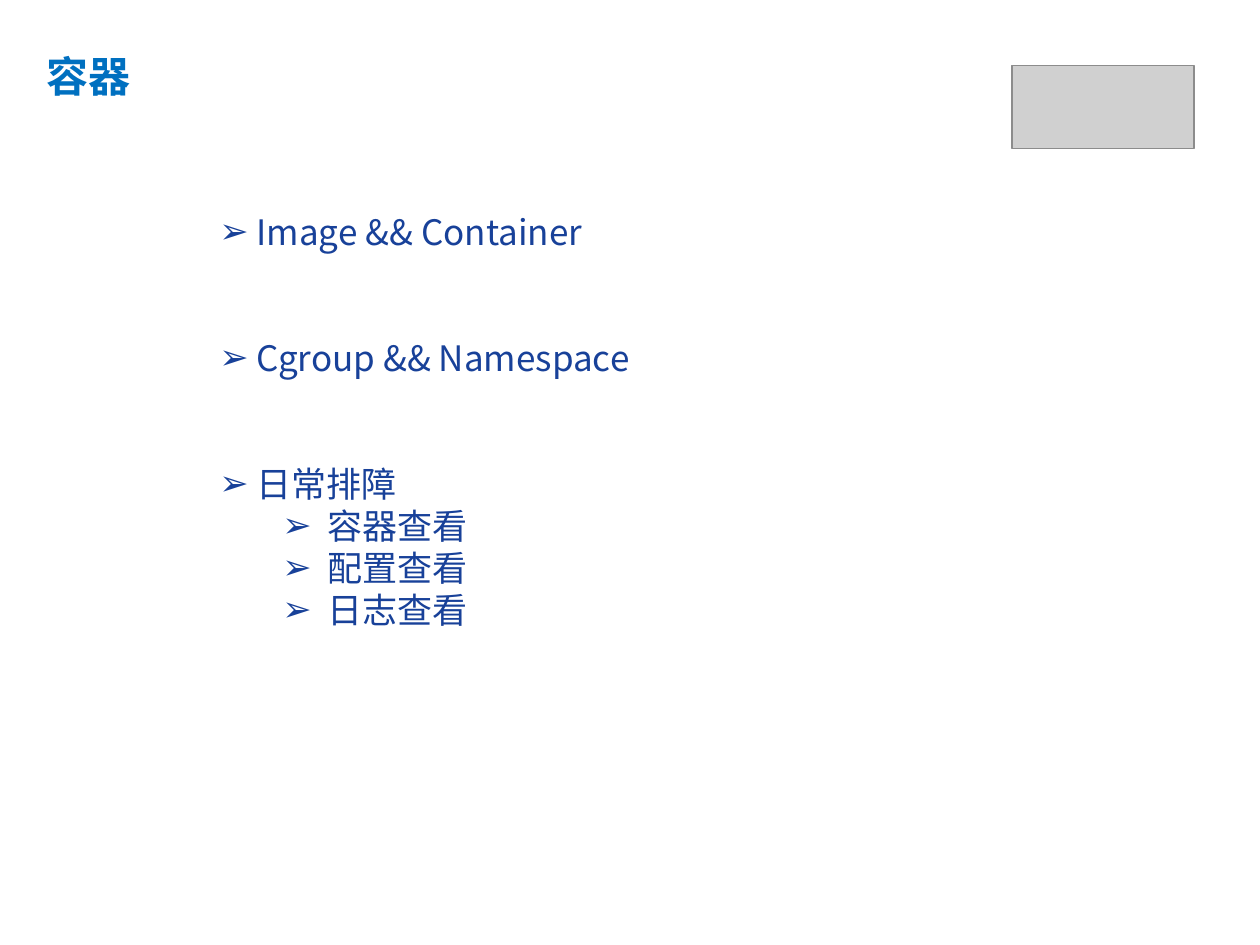
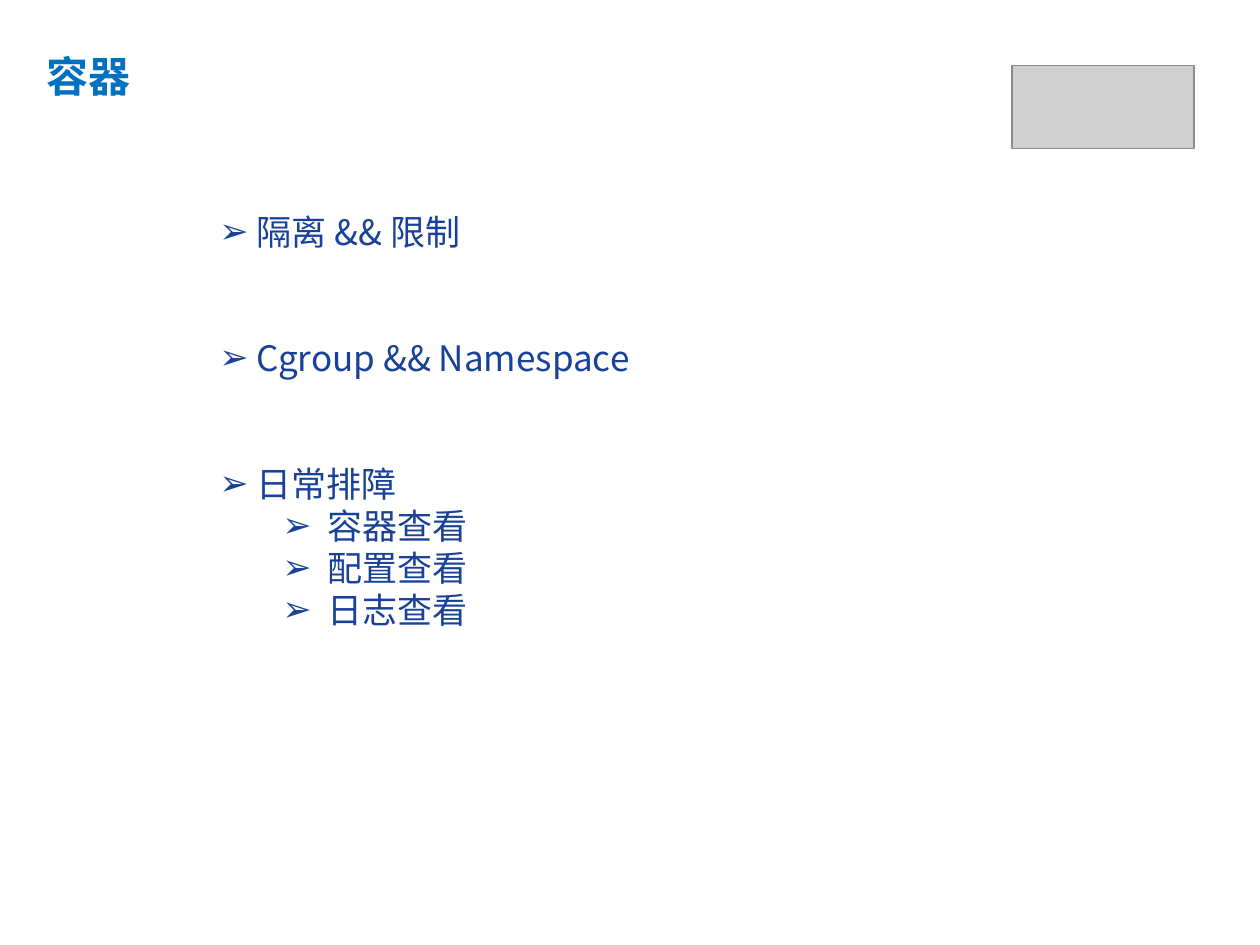
Before and after one commit to yubowen0525/k8s_from_basic_to_advanced, a slide deck: slide 8 of lession1/kubernetes第一课.pptx (slide 7 before the commit). Drawn at 1260x945 pixels with LibreOffice and Linux fonts; fonts in the diff are those of the drawing; grey boxes stand for pictures. Boxes give left, top, right and bottom in pixels: in the first picture for what was removed or moved away, otherwise in the second. Text is boxed around its words. In the diff, an @@ line names an element or a change of style, - is before the commit and + after.

```diff
--- a/lession1/kubernetes第一课.pptx
+++ b/lession1/kubernetes第一课.pptx
@@ text at [257,215,460,248]: text changed @@
-➢ Image && Container
+➢ 隔离 && 限制
```
Also in this commit, not shown: 1 slide added, 1 other file.
